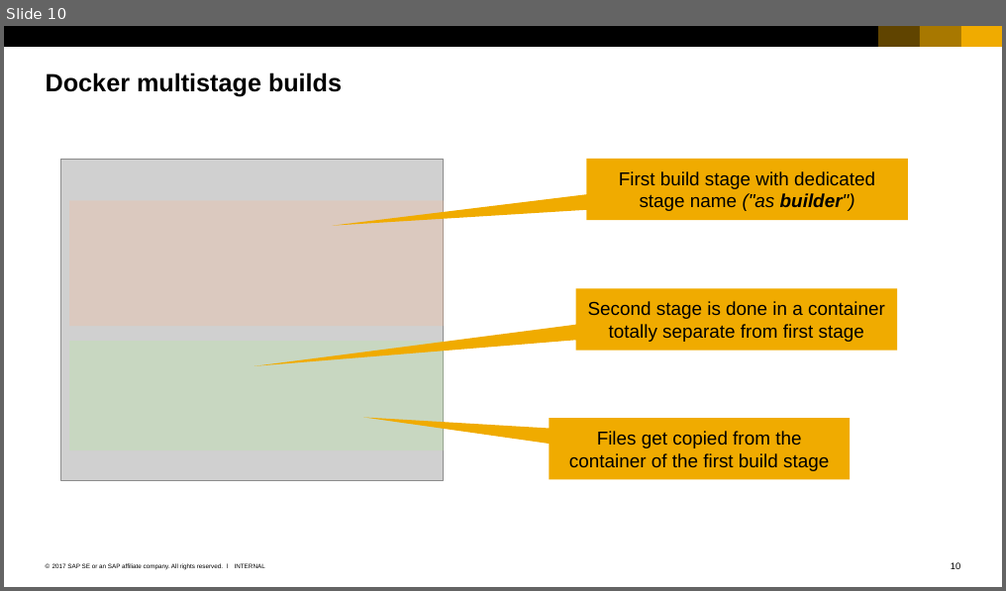
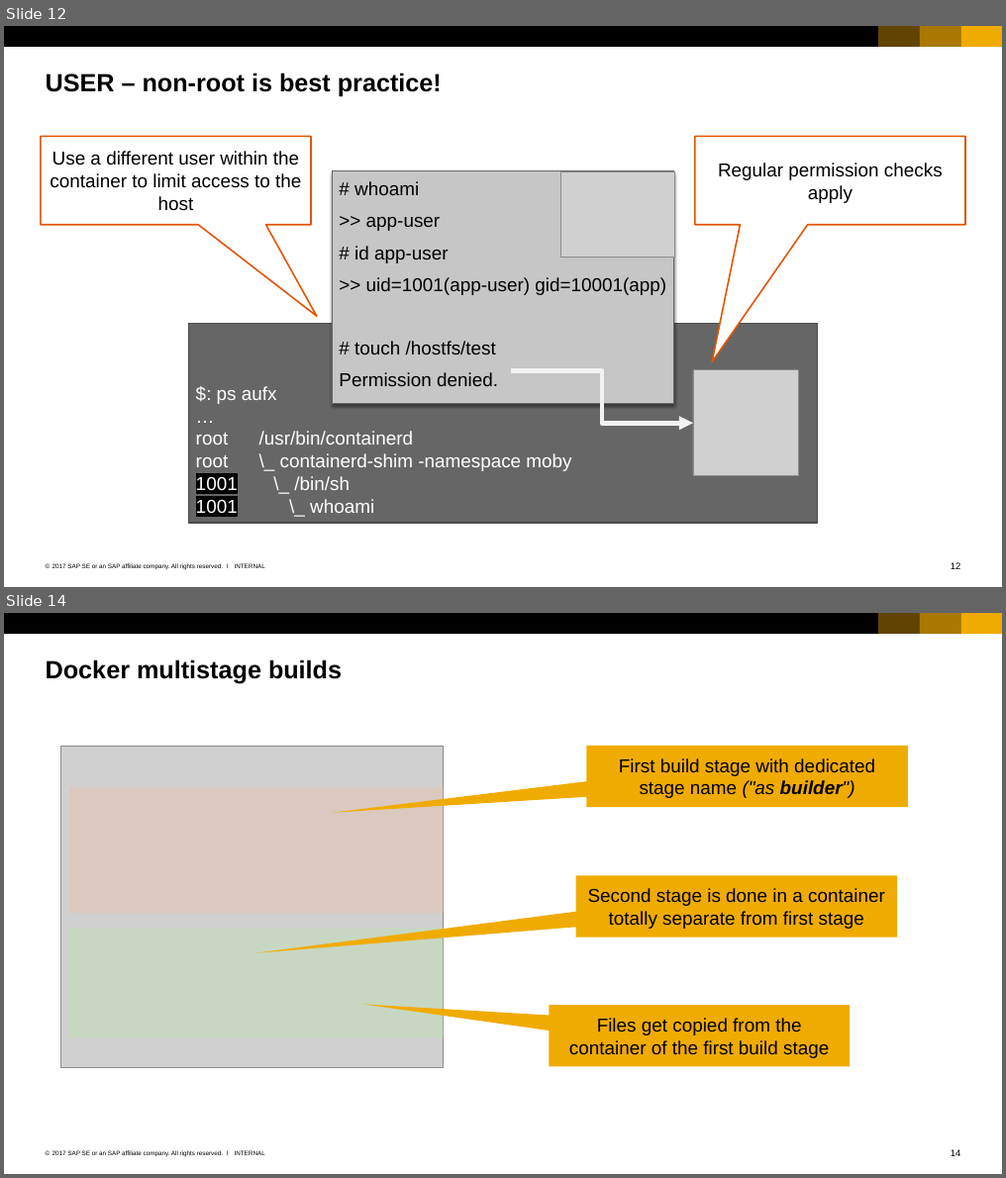
Before and after one commit to cuijiyao01/docker-k8s-training, a slide deck: docker/04_Dockerfiles.pptx. Shown one above the other, each under a label of ours: slide 10 before the commit, slides 12 and 14 after it; the slides between them are not shown. The pictures are 1006x591 and 1006x1178 pixels, drawn with LibreOffice and Linux fonts; fonts in the diff are those of the drawing; grey boxes stand for pictures. Boxes give left, top, right and bottom in pixels: in the first picture for what was removed or moved away, otherwise in the second. Text is boxed around its words. In the diff, an @@ line names an element or a change of style, - is before the commit and + after.

Commit message:
explain user namespace

```diff
--- a/docker/04_Dockerfiles.pptx
+++ b/docker/04_Dockerfiles.pptx
@@ slide 12 added at box(4, 26, 1002, 587), background #FFFFFF; not listed: 7 template elements that a slide beside it also shows @@
@@ title added at box(46, 73, 442, 97), 24 pt, text #000000, bold @@
+USER – non-root is best practice!
@@ speech box added at box(41, 136, 311, 224), fill #FFFFFF, outline #E35500 1.5 pt, 18 pt, text #000000 @@
+Use a different user within the container to limit access to the host
@@ speech box added at box(694, 136, 964, 224), fill #FFFFFF, outline #E35500 1.5 pt, 18 pt, text #000000 @@
+Regular permission checks apply
@@ rectangle added at box(332, 172, 674, 404), fill #C6C6C6, outline #666666 0.79 pt, 18 pt, text #000000 @@
+# whoami
+>> app-user
+# id app-user
+>> uid=1001(app-user) gid=10001(app)
+# touch /hostfs/test
+Permission denied.
@@ picture added at box(560, 172, 674, 257) @@
@@ rectangle added at box(189, 324, 818, 523), fill #666666, outline #4B4B4B 1.5 pt, 18 pt, text #FFFFFF @@
+$: ps aufx
+…
+root /usr/bin/containerd
+root \_ containerd-shim -namespace moby
+1001 \_ /bin/sh
+1001 \_ whoami
@@ elbow arrow added from (511, 371) to (693, 423), #F2F2F2 4.5 pt @@
@@ picture added at box(693, 371, 798, 475) @@
@@ what was slide 10 is now slide 14 @@
@@ page number at box(950, 1150, 961, 1157): text changed @@
-10
+14
```
Also in this commit, not shown: 1 slide changed, 3 other slides added.
